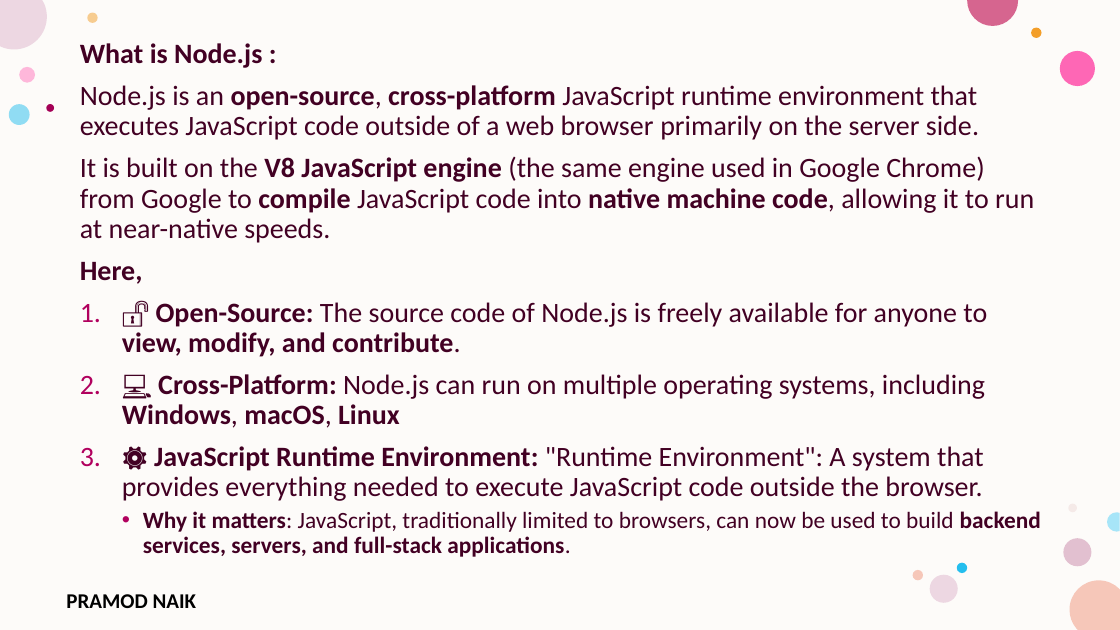
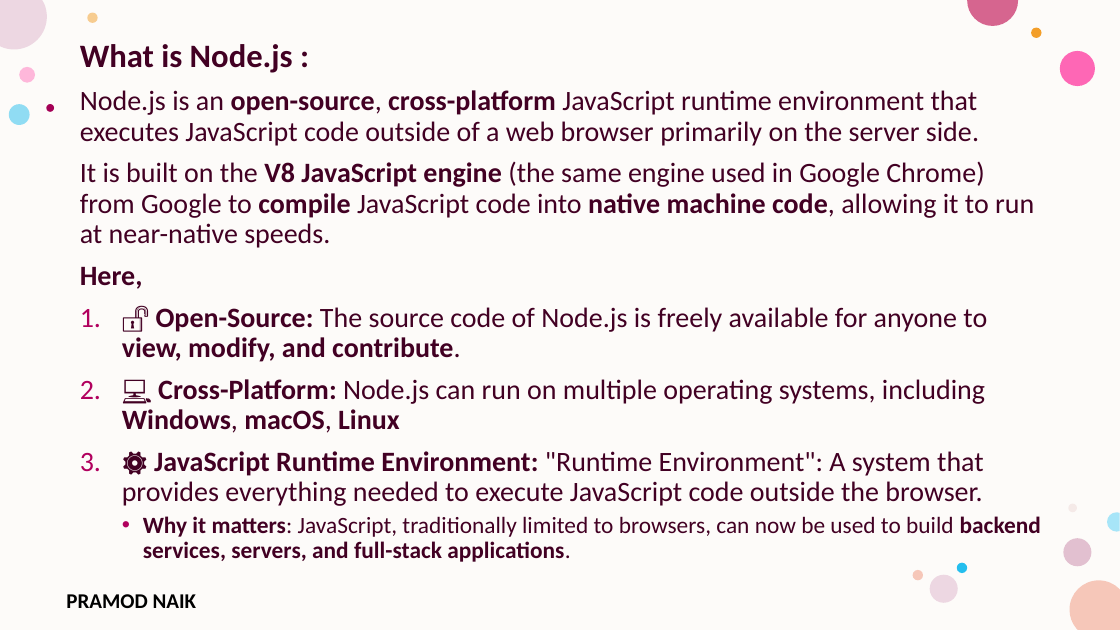
Before and after one commit to PRAMODNAIK-DEV/Node.js-Hands-on-Workshop, a slide deck: slide 15 of Node.js-Hands-on-Workshop 2025.pptx. Drawn at 1120x630 pixels with LibreOffice and Linux fonts; fonts in the diff are those of the drawing; background and template pictures are left out. Boxes give left, top, right and bottom in pixels: in the first picture for what was removed or moved away, otherwise in the second. Text is boxed around its words. In the diff, an @@ line names an element or a change of style, - is before the commit and + after.

```diff
--- a/Node.js-Hands-on-Workshop 2025.pptx
+++ b/Node.js-Hands-on-Workshop 2025.pptx
@@ text at (80, 44, 293, 73): size 24 to 28 pt in "What is Node.js :" @@
```
Also in this commit, not shown: 2 slides removed, 1 other file.
